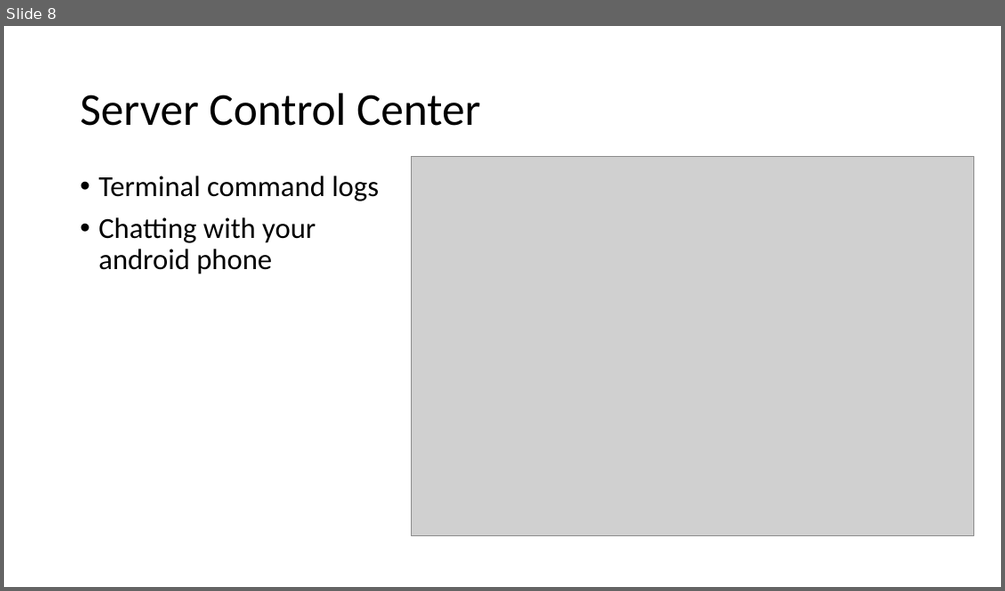
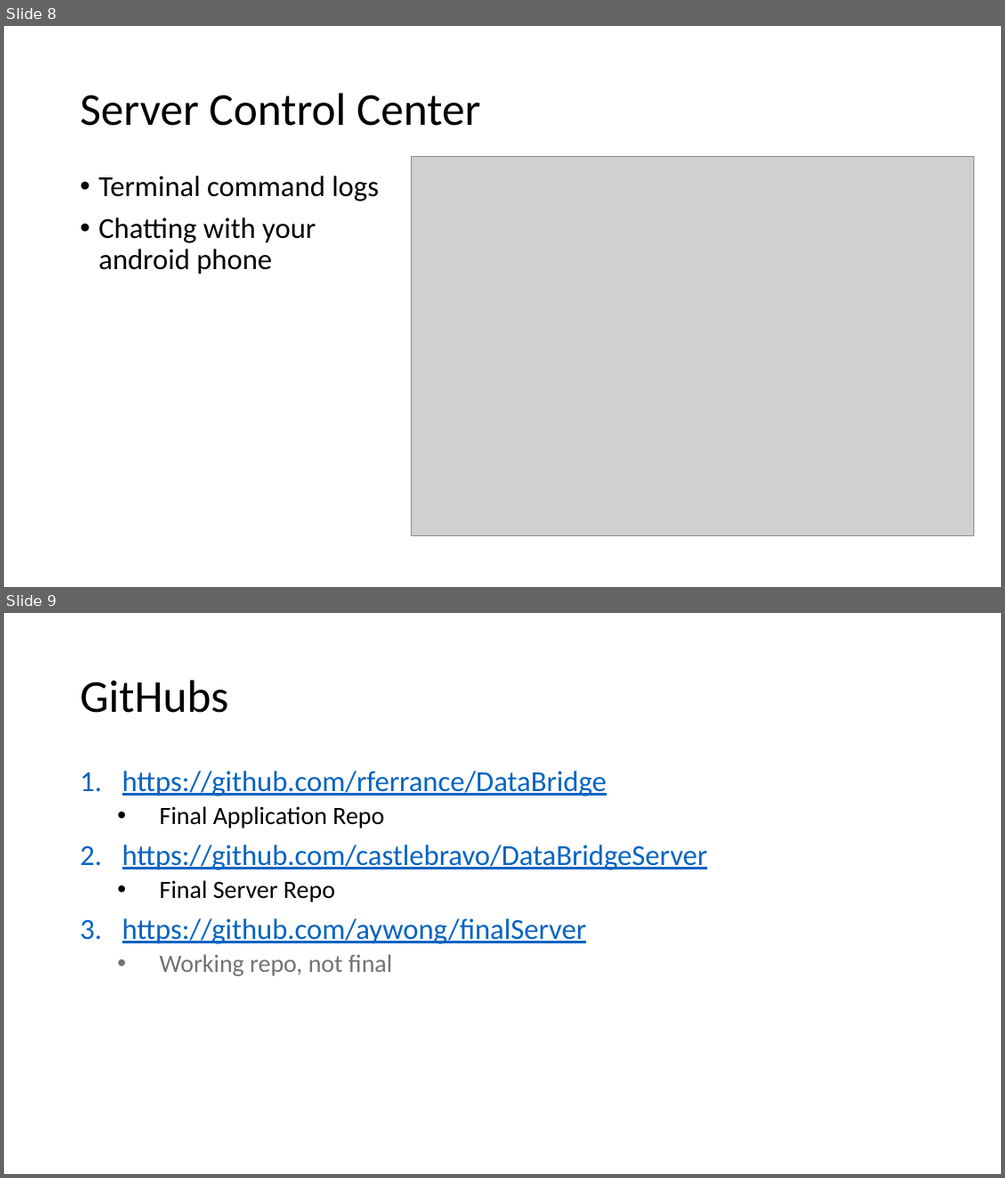
Before and after one commit to rferrance/DataBridge, a slide deck: DataBridgePresentation.pptx. Shown one above the other, each under a label of ours: slide 8 before the commit, slides 8 and 9 after it. The pictures are 1005x591 and 1005x1178 pixels, drawn with LibreOffice and Linux fonts; fonts in the diff are those of the drawing; grey boxes stand for pictures. Boxes give left, top, right and bottom in pixels: in the first picture for what was removed or moved away, otherwise in the second. Text is boxed around its words. In the diff, an @@ line names an element or a change of style, - is before the commit and + after.

Commit message:
presentation update 2

```diff
--- a/DataBridgePresentation.pptx
+++ b/DataBridgePresentation.pptx
@@ slide 9 added at (x1=4, y1=613, x2=1001, y2=1174), background #FFFFFF @@
@@ title added at (x1=80, y1=680, x2=228, y2=713), 44 pt, text #000000 @@
+GitHubs
@@ text added at (x1=122, y1=771, x2=708, y2=976), 28 pt, text #0563C1, underline @@
+1. https://github.com/rferrance/DataBridge
+  • Final Application Repo
+2. https://github.com/castlebravo/DataBridgeServer
+  • Final Server Repo
+3. https://github.com/aywong/finalServer
+  • Working repo, not final
```
